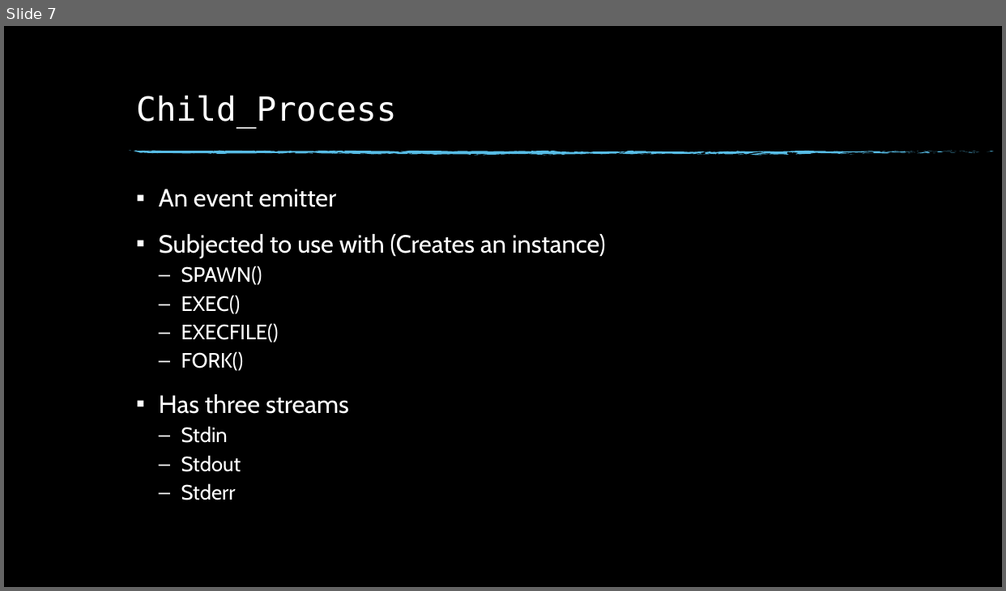
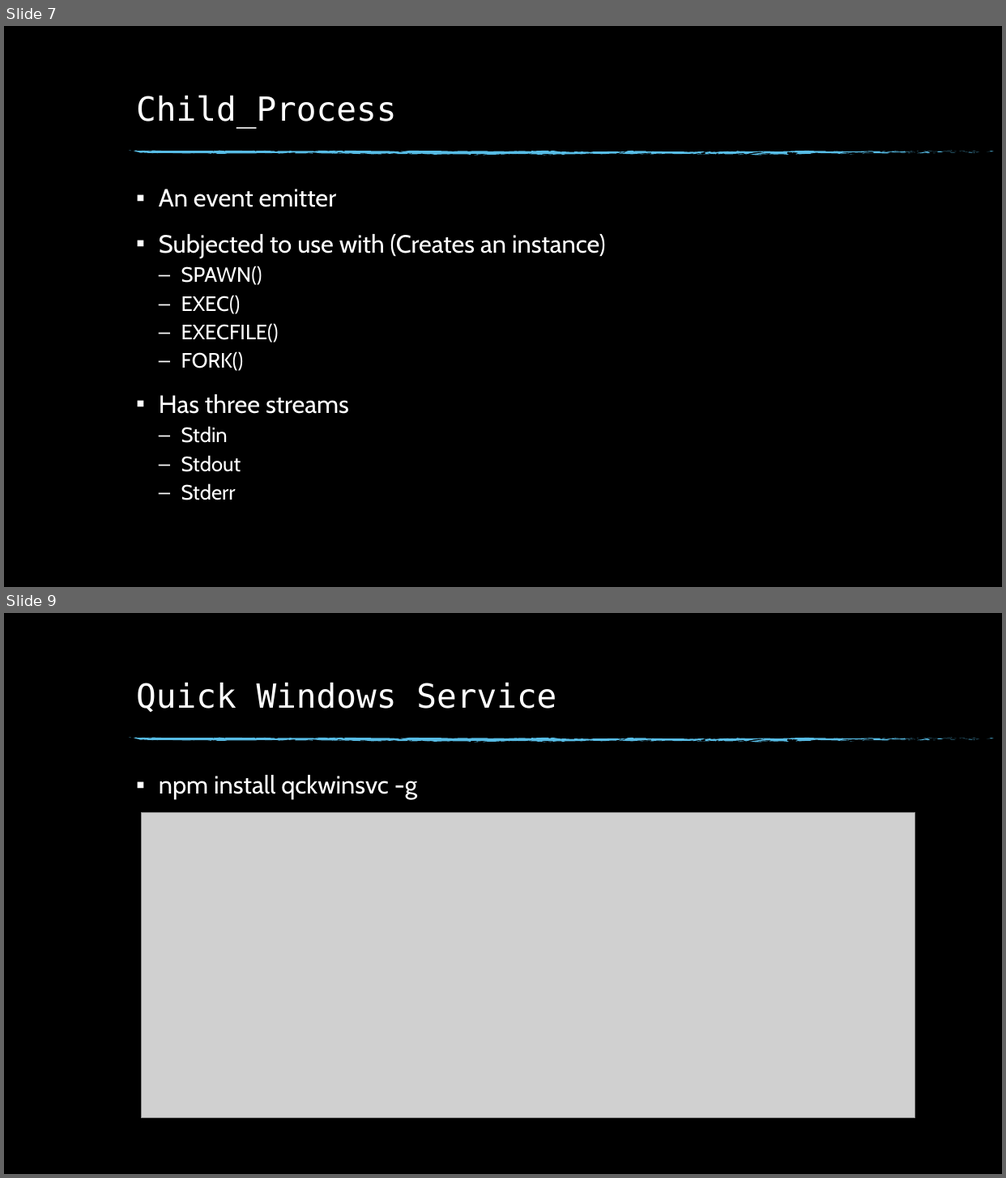
Before and after one commit to ChendrayanV/Events-2018-2019, a slide deck: PSBUG-AUG2018-Meetup/Web Framework for PowerShell.pptx. Shown one above the other, each under a label of ours: slide 7 before the commit, slides 7 and 9 after it; the slides between them are not shown. The pictures are 1006x591 and 1006x1178 pixels, drawn with LibreOffice and Linux fonts; fonts in the diff are those of the drawing; grey boxes stand for pictures; background and template pictures are left out. Boxes give left, top, right and bottom in pixels: in the first picture for what was removed or moved away, otherwise in the second. Text is boxed around its words. In the diff, an @@ line names an element or a change of style, - is before the commit and + after.

```diff
--- a/PSBUG-AUG2018-Meetup/Web Framework for PowerShell.pptx
+++ b/PSBUG-AUG2018-Meetup/Web Framework for PowerShell.pptx
@@ slide 9 added at (4, 613, 1002, 1174), background picture (left out); not listed: 74 template elements that a slide beside it also shows @@
@@ title added at (136, 682, 556, 712), 32 pt, text #FFFFFF @@
+Quick Windows Service
@@ text added at (159, 775, 417, 799), 24 pt, text #FFFFFF @@
+▪ npm install qckwinsvc -g
@@ picture added at (141, 813, 914, 1118) @@
```
Also in this commit, not shown: 3 other slides added, 1 slide removed, 1 other file.
